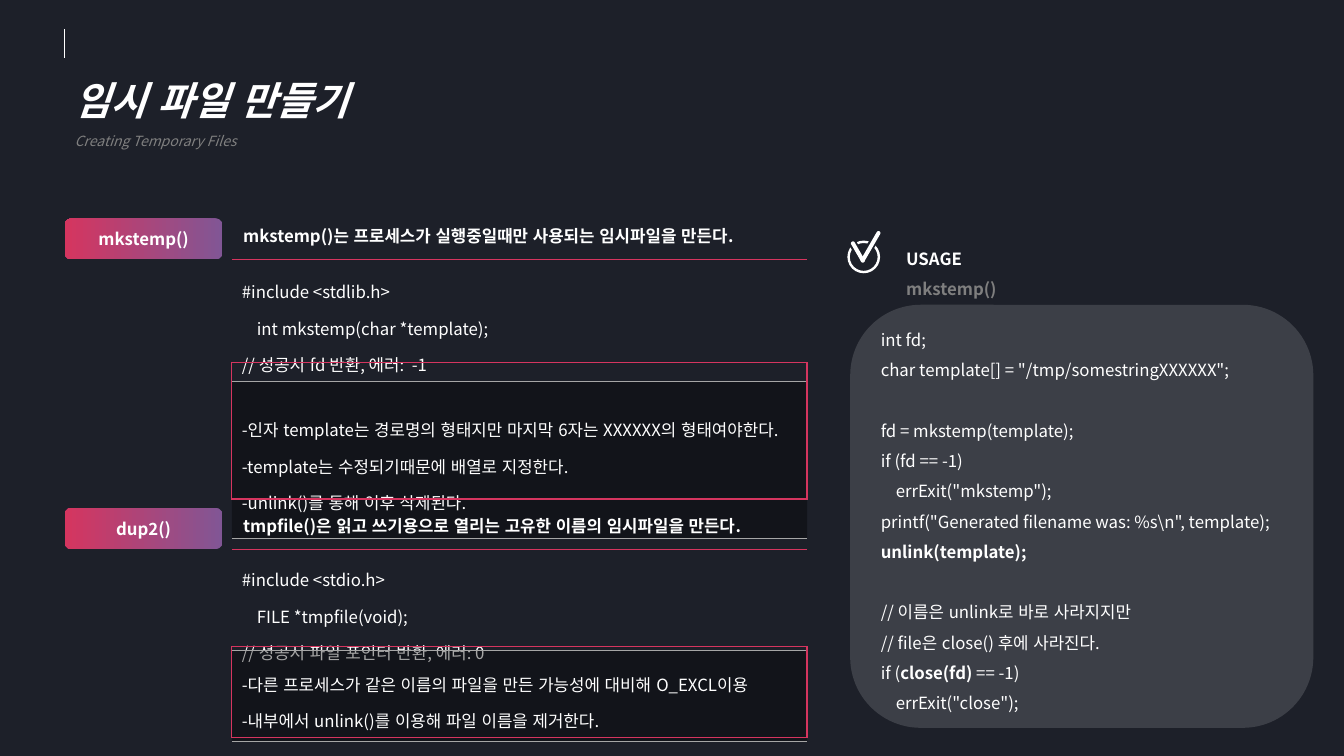
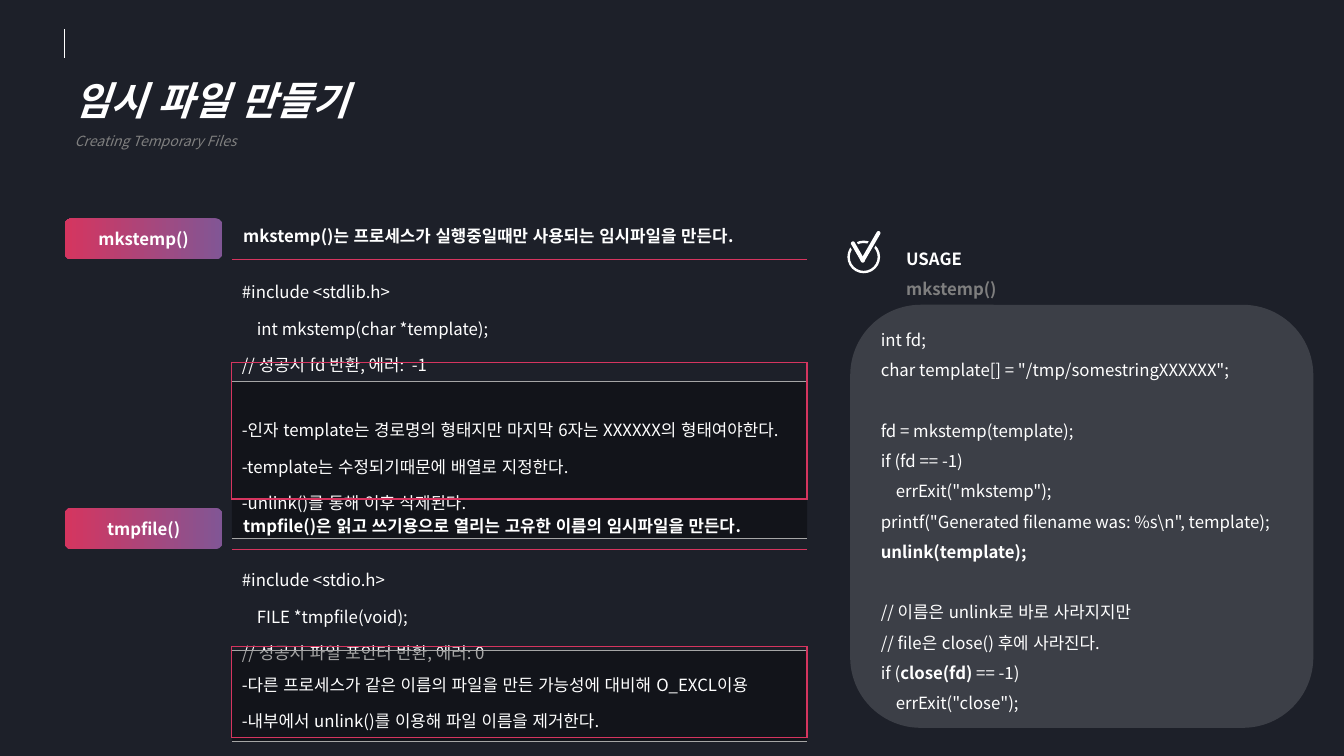
Before and after one commit to shinhojin/LiSearch_Dankook_Univ._Linux_Search, a slide deck: slide 14 of Presentation/CH05 FILE IO FURTHER DETAILS.pptx. Drawn at 1344x756 pixels with LibreOffice and Linux fonts; fonts in the diff are those of the drawing. Boxes give left, top, right and bottom in pixels: in the first picture for what was removed or moved away, otherwise in the second. Text is boxed around its words. In the diff, an @@ line names an element or a change of style, - is before the commit and + after.

```diff
--- a/Presentation/CH05 FILE IO FURTHER DETAILS.pptx
+++ b/Presentation/CH05 FILE IO FURTHER DETAILS.pptx
@@ text in rounded rectangle at box(107, 521, 180, 539): text changed @@
-dup2()
+tmpfile()
```
Also in this commit, not shown: 1 other slide changed, 6 slides added.
